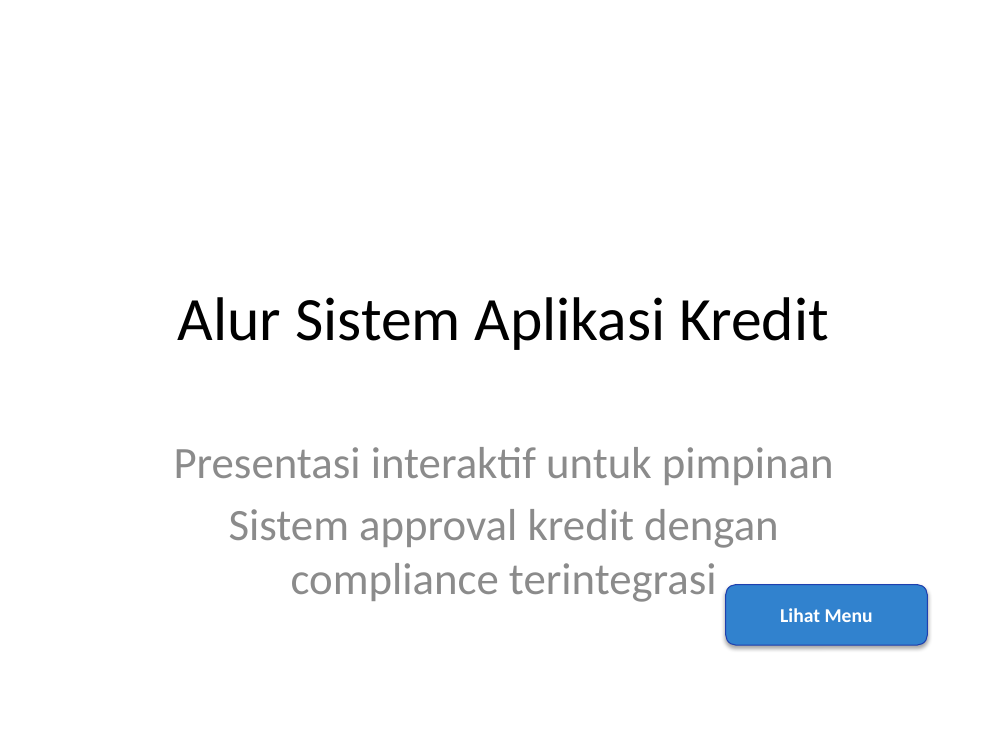
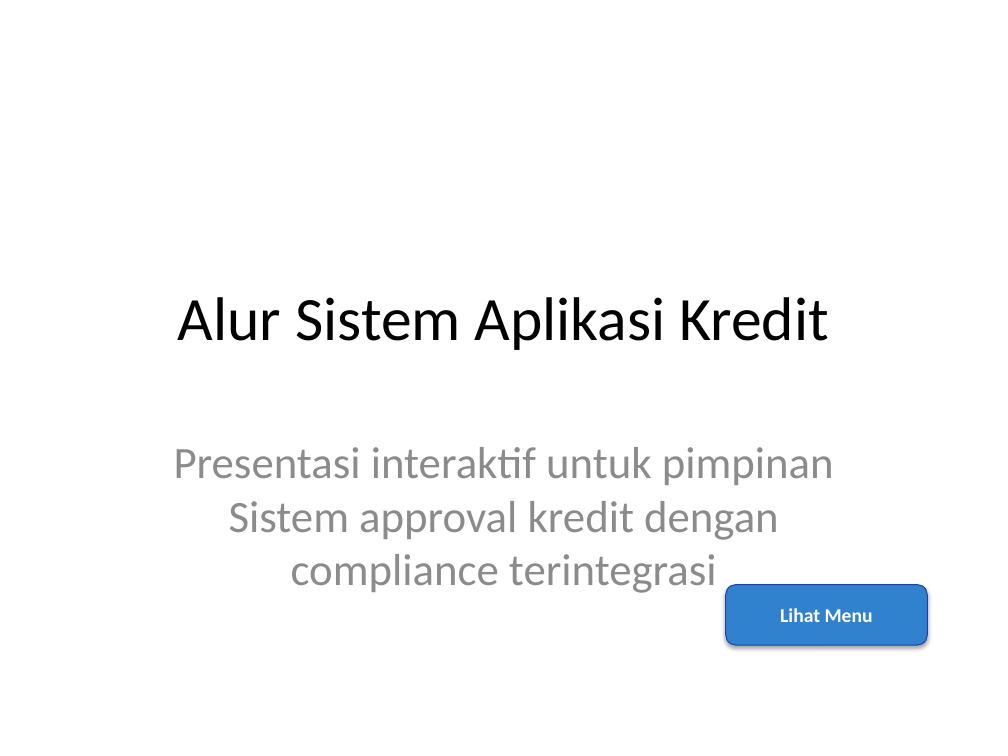
Before and after one commit to Rafiadi28/andrian, a slide deck: slide 1 of Alur_Sistem_Aplikasi_Kredit_Interaktif.pptx. Drawn at 1008x756 pixels with LibreOffice and Linux fonts; fonts in the diff are those of the drawing. Boxes give left, top, right and bottom in pixels: in the first picture for what was removed or moved away, otherwise in the second. Text is boxed around its words. In the diff, an @@ line names an element or a change of style, - is before the commit and + after.

```diff
--- a/Alur_Sistem_Aplikasi_Kredit_Interaktif.pptx
+++ b/Alur_Sistem_Aplikasi_Kredit_Interaktif.pptx
@@ subtitle "Presentasi interaktif untuk pimpinan" at <box>174,447,834,593</box>: less space between paragraphs @@
```
Also in this commit, not shown: 7 other slides changed, 7 other files.
